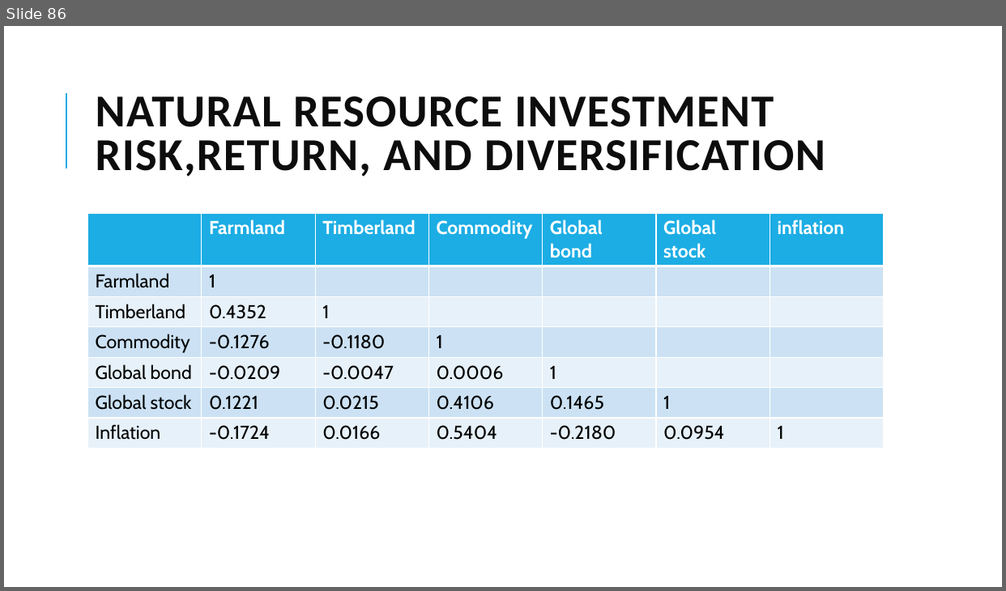
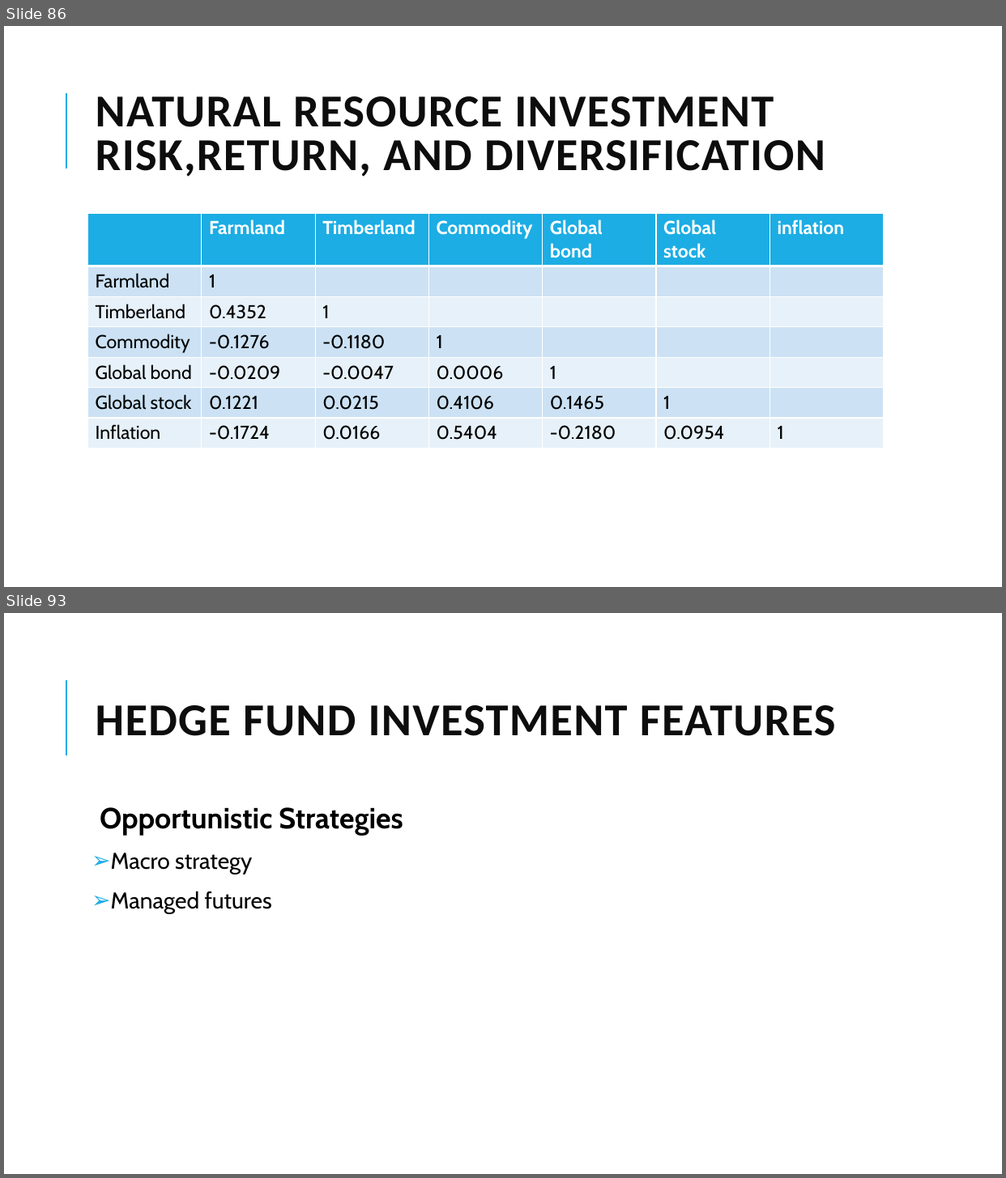
Before and after one commit to Isco0530/data, a slide deck: 2024Alternative.pptx. Shown one above the other, each under a label of ours: slide 86 before the commit, slides 86 and 93 after it; the slides between them are not shown. The pictures are 1006x591 and 1006x1178 pixels, drawn with LibreOffice and Linux fonts; fonts in the diff are those of the drawing. Boxes give left, top, right and bottom in pixels: in the first picture for what was removed or moved away, otherwise in the second. Text is boxed around its words. In the diff, an @@ line names an element or a change of style, - is before the commit and + after.

```diff
--- a/2024Alternative.pptx
+++ b/2024Alternative.pptx
@@ slide 93 added at box(4, 613, 1002, 1174), background #FFFFFF; not listed: 1 template element that a slide beside it also shows @@
@@ title added at box(96, 705, 836, 736), 44 pt, text #0D0D0D, bold @@
+HEDGE FUND INVESTMENT FEATURES
@@ text added at box(100, 807, 403, 914), 22 pt, text #000000 @@
+  Opportunistic Strategies
+➢ Macro strategy
+➢ Managed futures
```
Also in this commit, not shown: 3 slides changed, 6 other slides added.
